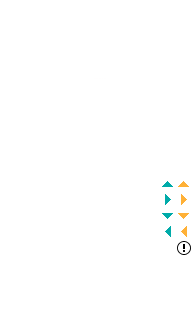
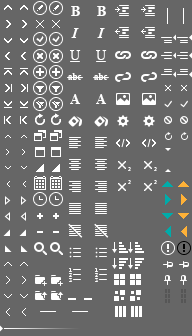
Layered file, before and after one edit (192 × 336). Changes by layer:
added layer "toolbar drag hover" in group "editor" over (181, 289, 186, 303)
added layer "toolbar drag" in group "editor" over (165, 289, 170, 303)
showed "gray" over (0, 0, 192, 336)
